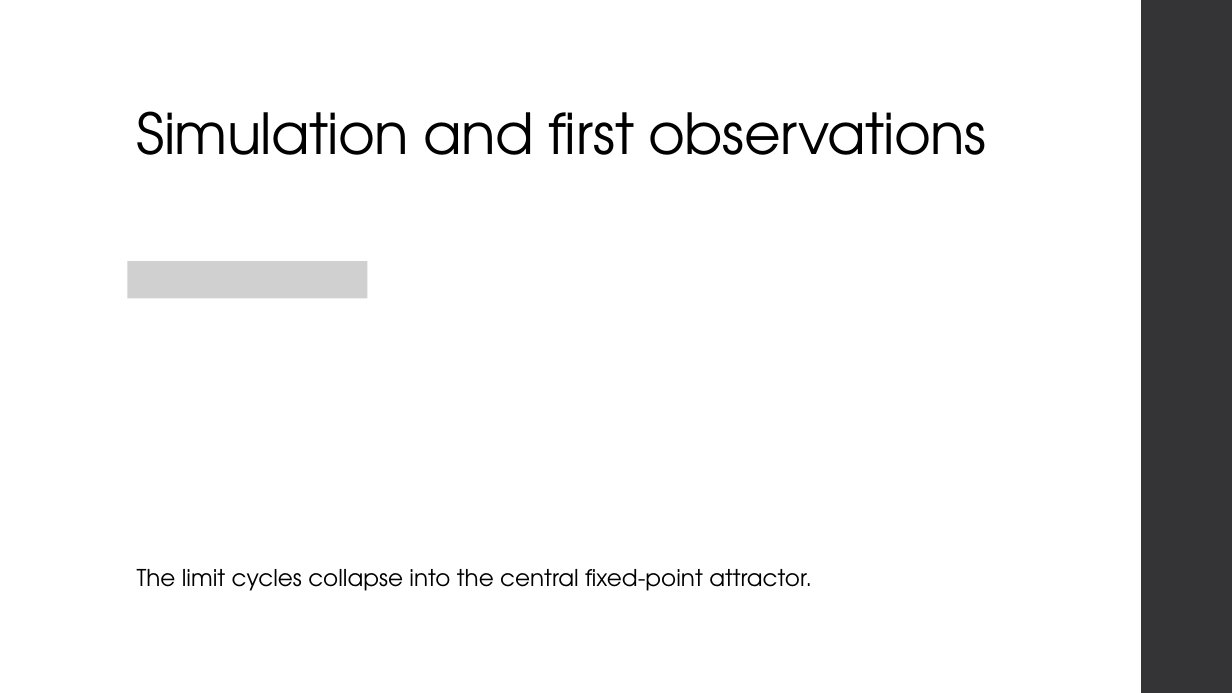
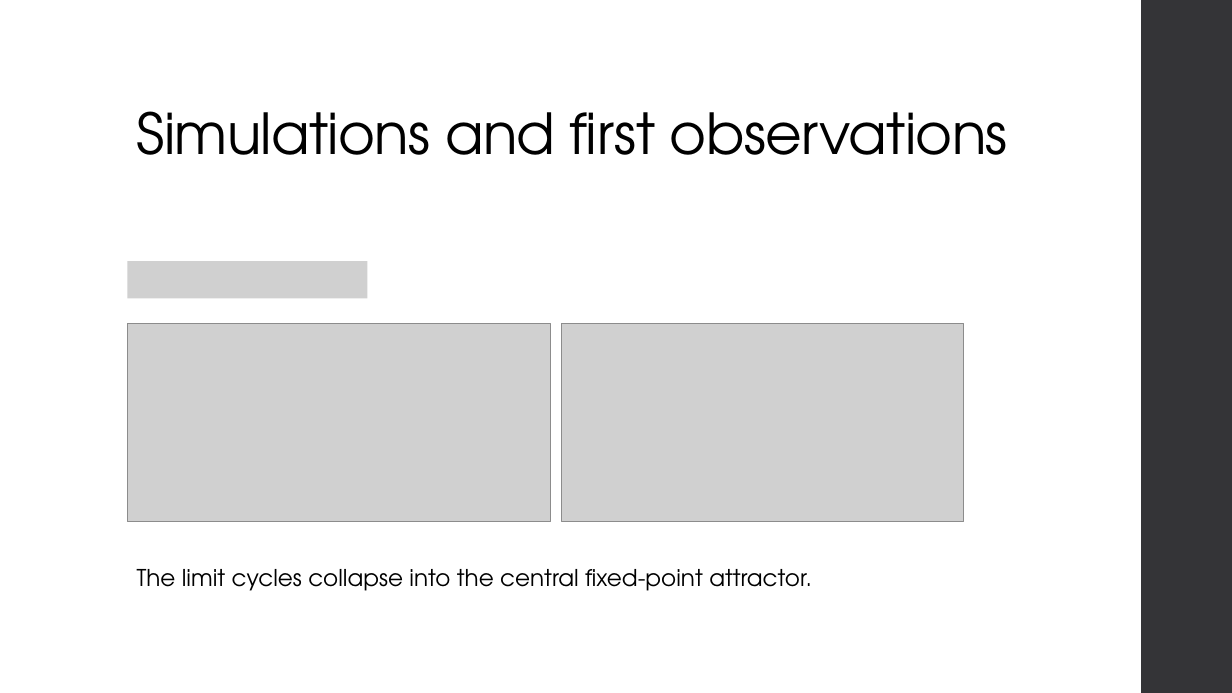
Before and after one commit to JonasEBrown/University, a slide deck: slide 8 of EPSRC Internship/October Presentation.pptx. Drawn at 1232x693 pixels with LibreOffice and Linux fonts; fonts in the diff are those of the drawing; grey boxes stand for pictures. Boxes give left, top, right and bottom in pixels: in the first picture for what was removed or moved away, otherwise in the second. Text is boxed around its words. In the diff, an @@ line names an element or a change of style, - is before the commit and + after.

```diff
--- a/EPSRC Internship/October Presentation.pptx
+++ b/EPSRC Internship/October Presentation.pptx
@@ title at box(137, 111, 1008, 155): text changed @@
-Simulation and first observations
+Simulations and first observations
@@ picture added at box(128, 323, 551, 522) @@
@@ picture added at box(562, 323, 964, 522) @@
```
Also in this commit, not shown: 7 other slides changed, 5 slides added, 3 other files.
